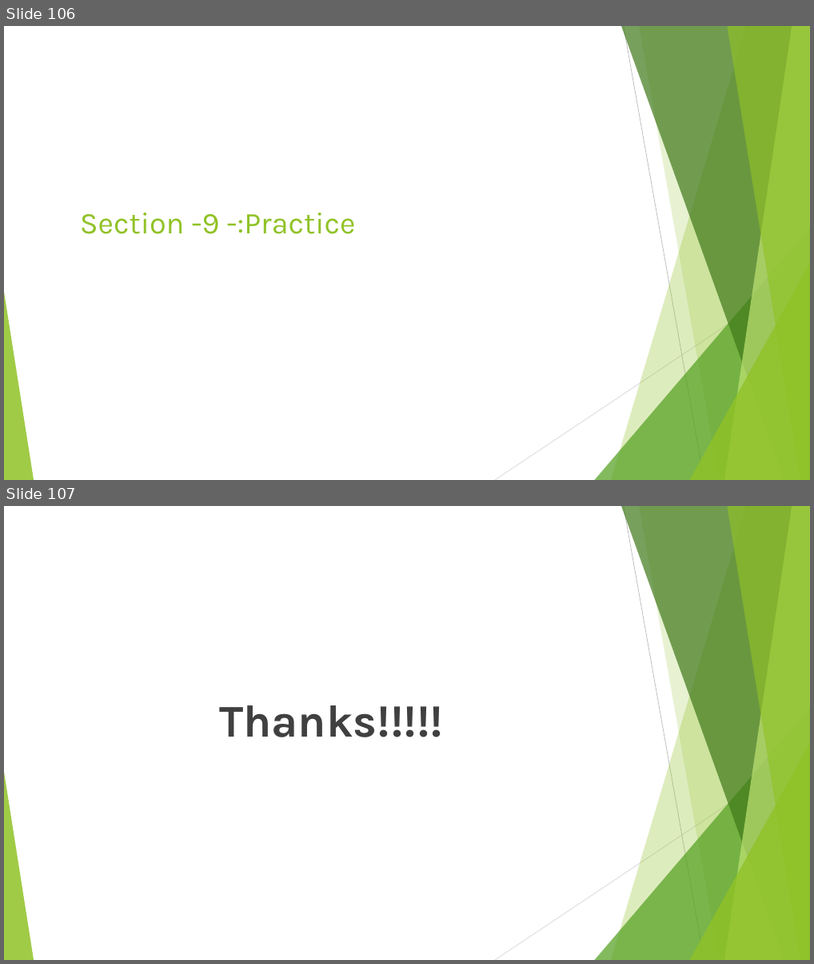
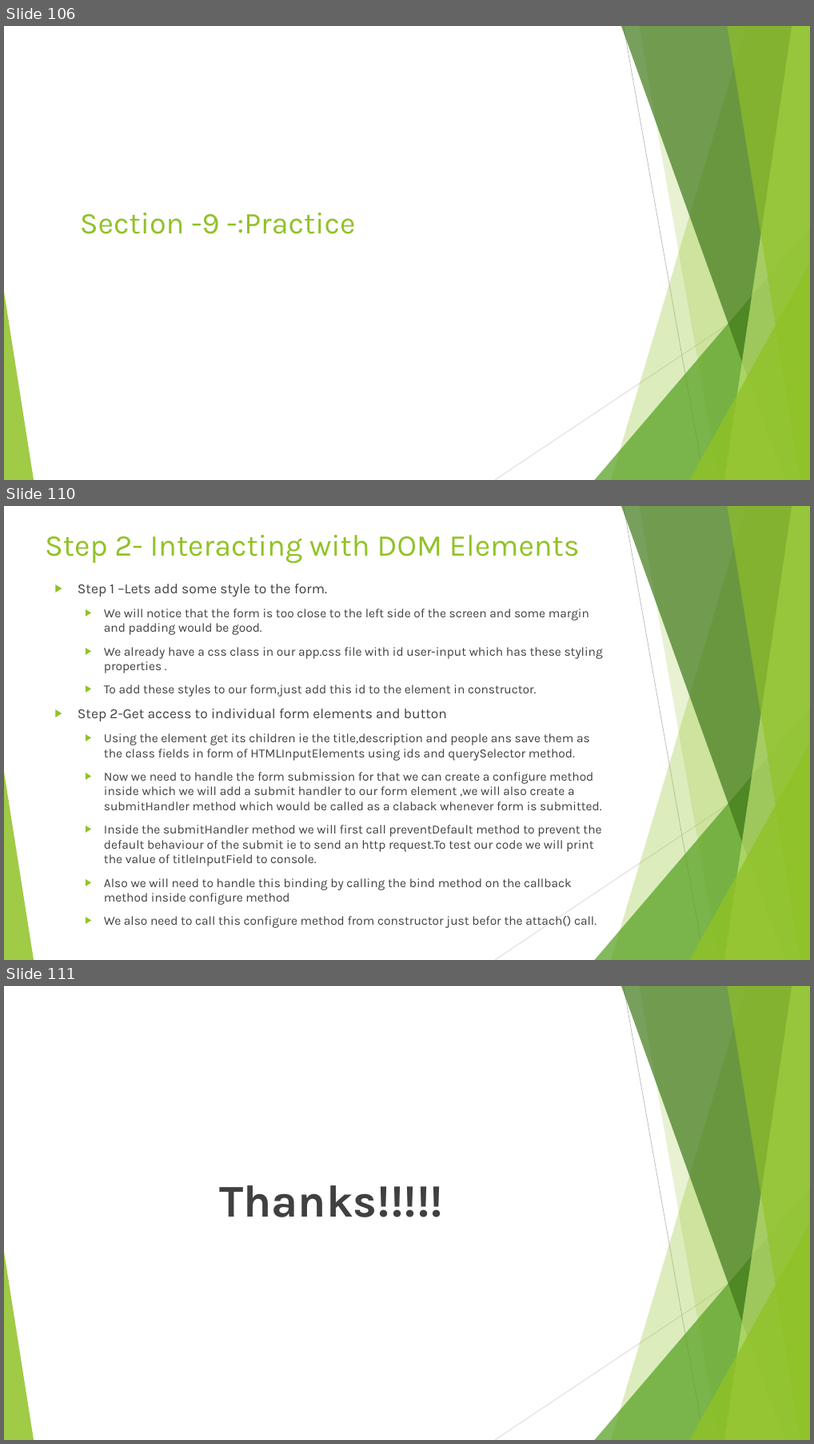
Before and after one commit to rudhrainfogain/TypeScript, a slide deck: PPT/TypeScriptv9.pptx. Shown one above the other, each under a label of ours: slides 106 and 107 before the commit, slides 106, 110 and 111 after it; the slides between them are not shown. The pictures are 814x964 and 814x1444 pixels, drawn with LibreOffice and Linux fonts; fonts in the diff are those of the drawing. Boxes give left, top, right and bottom in pixels: in the first picture for what was removed or moved away, otherwise in the second. Text is boxed around its words. In the diff, an @@ line names an element or a change of style, - is before the commit and + after.

Commit message:
Step 2- Interacting with DOM Elements

```diff
--- a/PPT/TypeScriptv9.pptx
+++ b/PPT/TypeScriptv9.pptx
@@ slide 110 added at <box>4,506,810,960</box>, background #FFFFFF; not listed: 10 template elements that a slide beside it also shows @@
@@ title added at <box>45,535,580,563</box>, 36 pt, text #90C226 @@
+Step 2- Interacting with DOM Elements
@@ text added at <box>78,584,603,928</box>, 14.8 pt, text #404040 @@
+▶ Step 1 –Lets add some style to the form.
+  ▶ We will notice that the form is too close to the left side of the screen and some margin and padding would be good.
+  ▶ We already have a css class in our app.css file with id user-input which has these styling properties .
+  ▶ To add these styles to our form,just add this id to the element in constructor.
+▶ Step 2-Get access to individual form elements and button
+  ▶ Using the element get its children ie the title,description and people ans save them as the class fields in form of HTMLInputElements using ids and querySelector method.
+  ▶ Now we need to handle the form submission for that we can create a configure method inside which we will add a submit handler to our form element ,we will also create a submitHandler method which would be called as a claback whenever form is submitted.
+  ▶ Inside the submitHandler method we will first call preventDefault method to prevent the default behaviour of the submit ie to send an http request.To test our code we will print the value of titleInputField to console.
+  ▶ Also we will need to handle this binding by calling the bind method on the callback method inside configure method
+  ▶ We also need to call this configure method from constructor just befor the attach() call.
@@ what was slide 107 is now slide 111 @@
```
Also in this commit, not shown: 3 other slides added, 2 other files.
